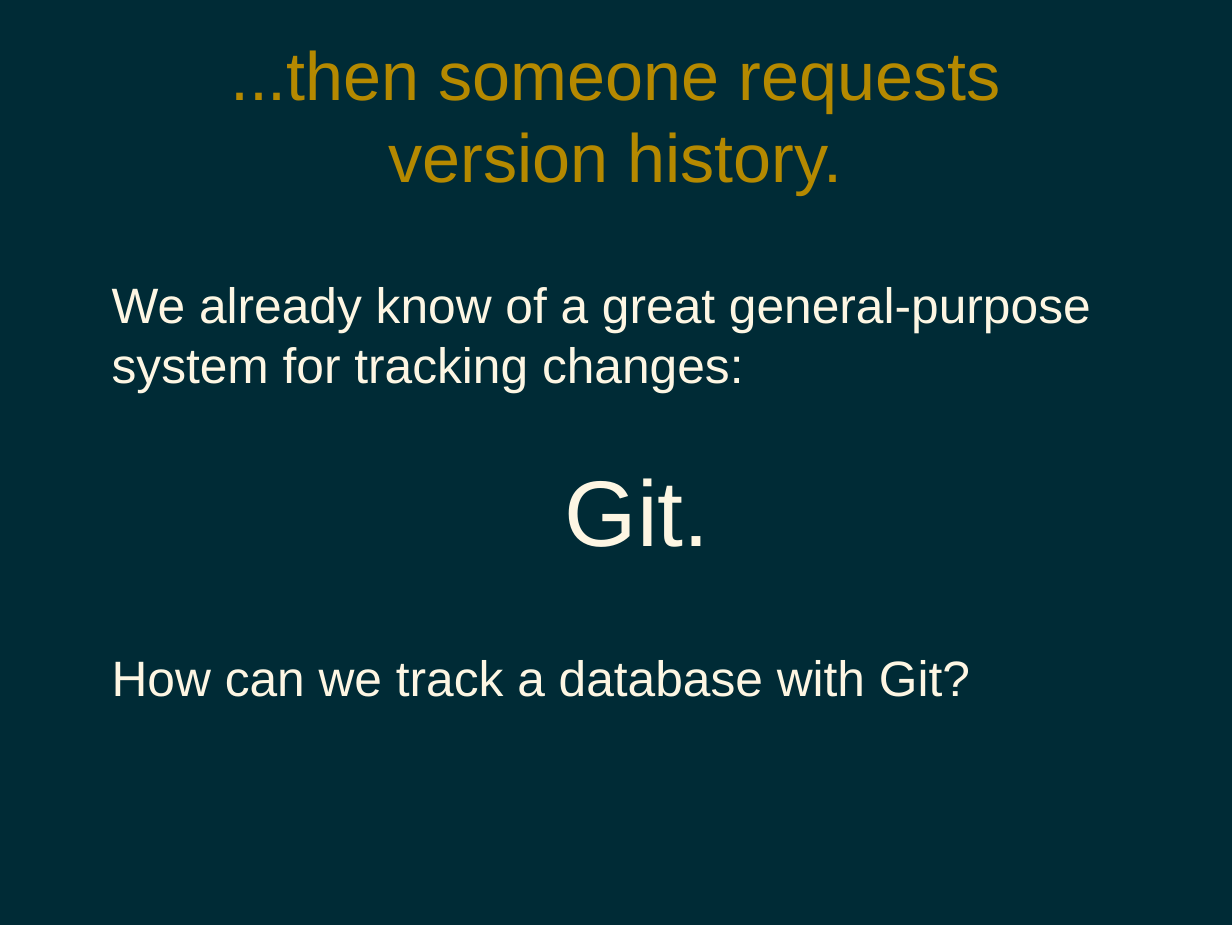
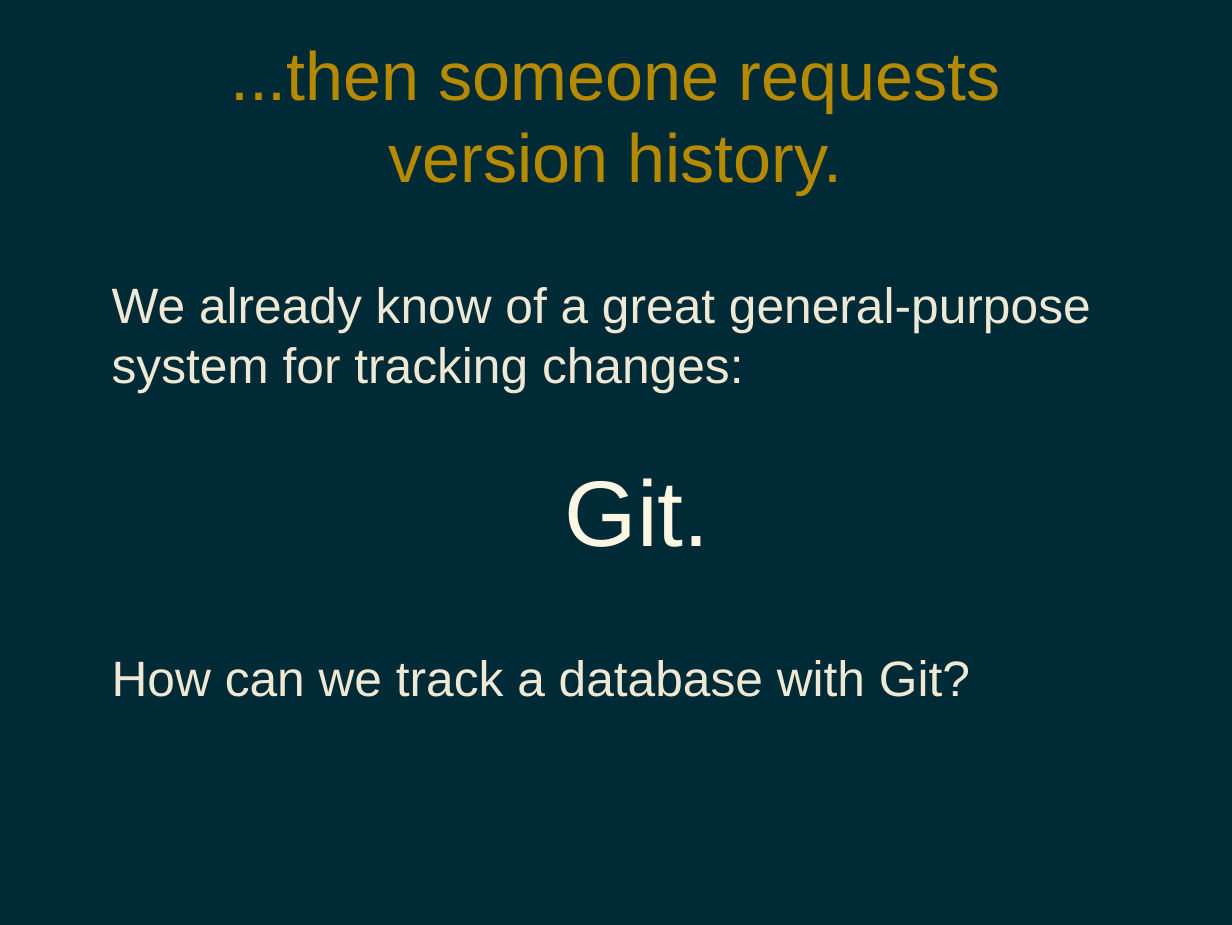
Before and after one commit to pdg137/tracking-pres, a slide deck: slide 3 of tracking.odp. Drawn at 1232x925 pixels with LibreOffice and Linux fonts; fonts in the diff are those of the drawing. Boxes give left, top, right and bottom in pixels: in the first picture for what was removed or moved away, otherwise in the second. Text is boxed around its words. In the diff, an @@ line names an element or a change of style, - is before the commit and + after.

```diff
--- a/tracking.odp
+++ b/tracking.odp
@@ text at (112, 287, 1091, 697): text colour #FDF6E3 to #EEE8D5 @@
```
Also in this commit, not shown: 2 other slides changed, 2 slides added.
